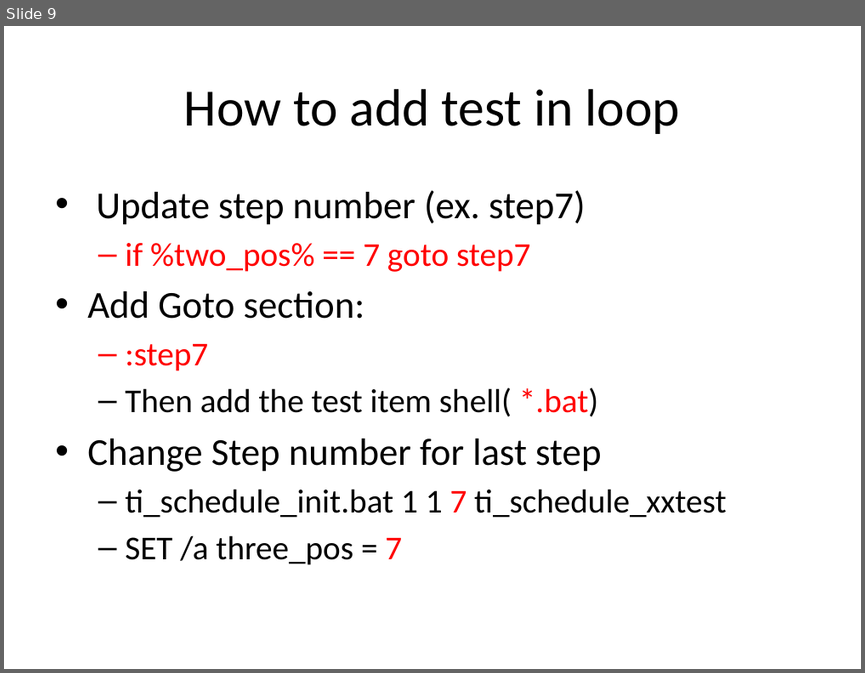
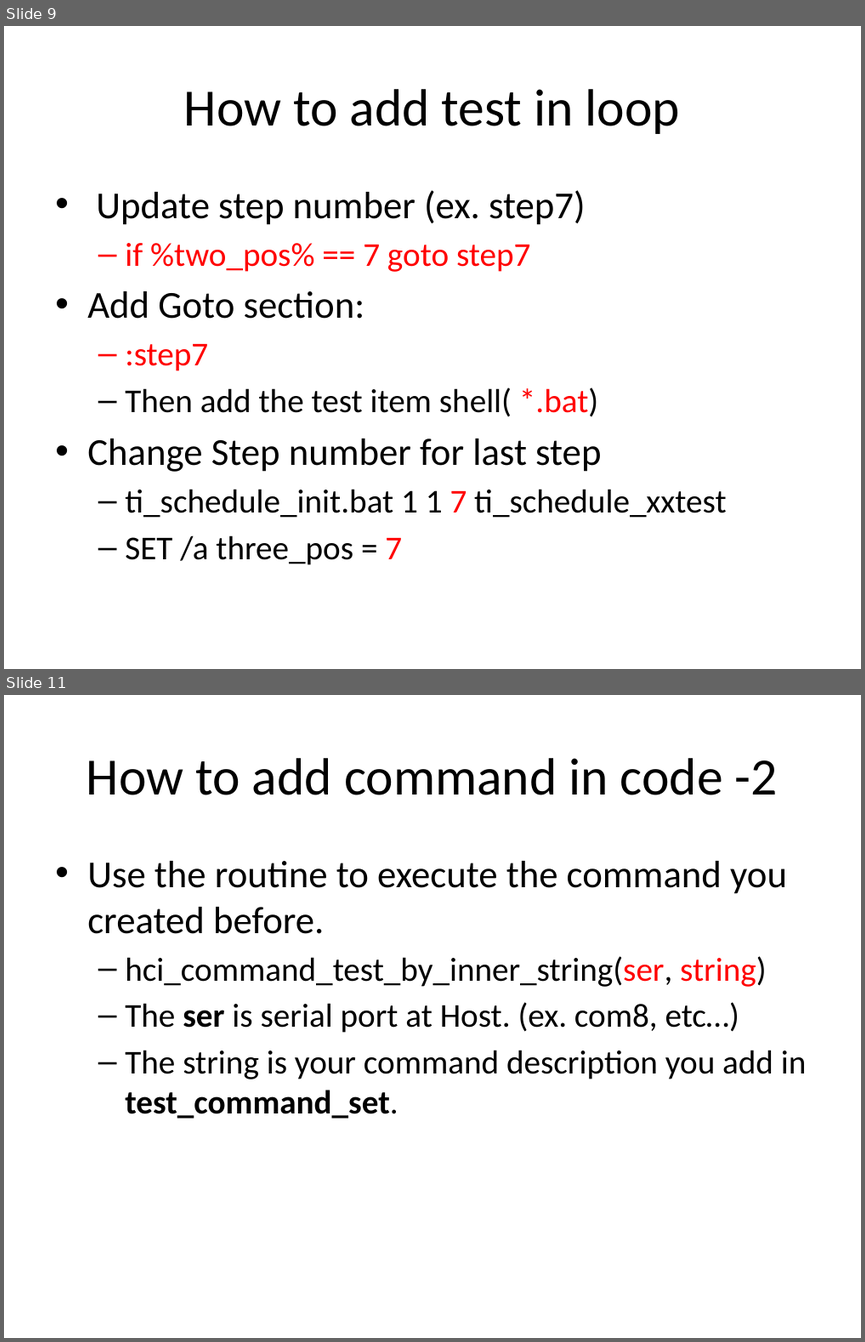
Before and after one commit to Wayne777Chiu/python_bt_hci_cmd_test, a slide deck: doc/structure.pptx. Shown one above the other, each under a label of ours: slide 9 before the commit, slides 9 and 11 after it; the slides between them are not shown. The pictures are 865x673 and 865x1342 pixels, drawn with LibreOffice and Linux fonts; fonts in the diff are those of the drawing. Boxes give left, top, right and bottom in pixels: in the first picture for what was removed or moved away, otherwise in the second. Text is boxed around its words. In the diff, an @@ line names an element or a change of style, - is before the commit and + after.

```diff
--- a/doc/structure.pptx
+++ b/doc/structure.pptx
@@ slide 11 added at (4, 695, 861, 1338), background #FFFFFF @@
@@ title added at (86, 758, 778, 795), 44 pt, text #000000 @@
+How to add command in code -2
@@ text added at (87, 861, 806, 1118), 28 pt, text #000000 @@
+• Use the routine to execute the command you created before.
+  – hci_command_test_by_inner_string(ser, string)
+  – The ser is serial port at Host. (ex. com8, etc…)
+  – The string is your command description you add in test_command_set.
```
Also in this commit, not shown: 2 other slides added.
